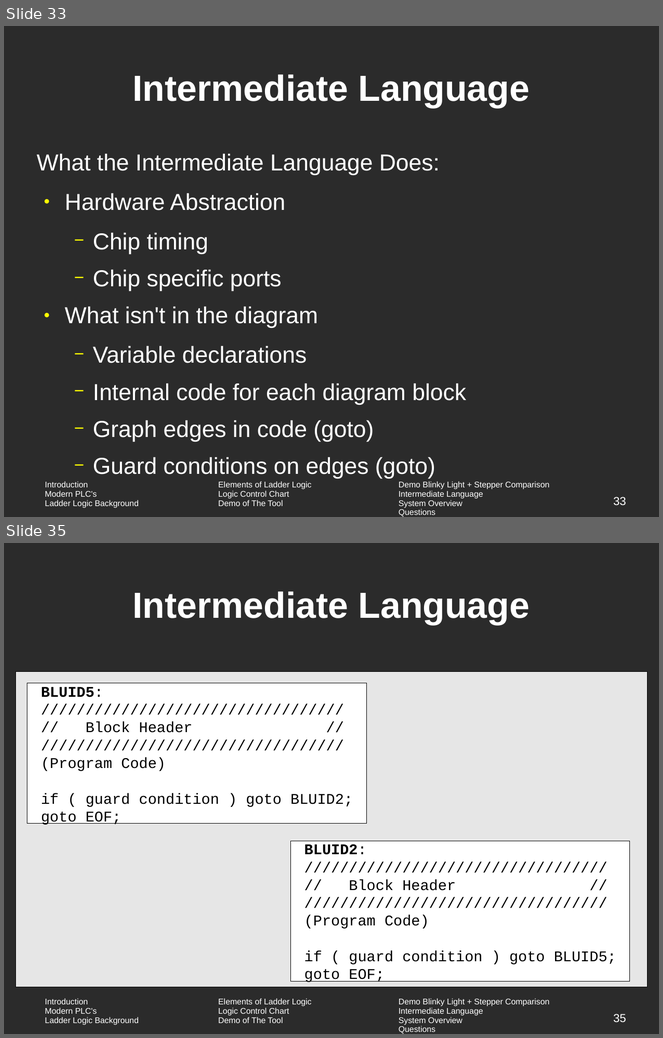
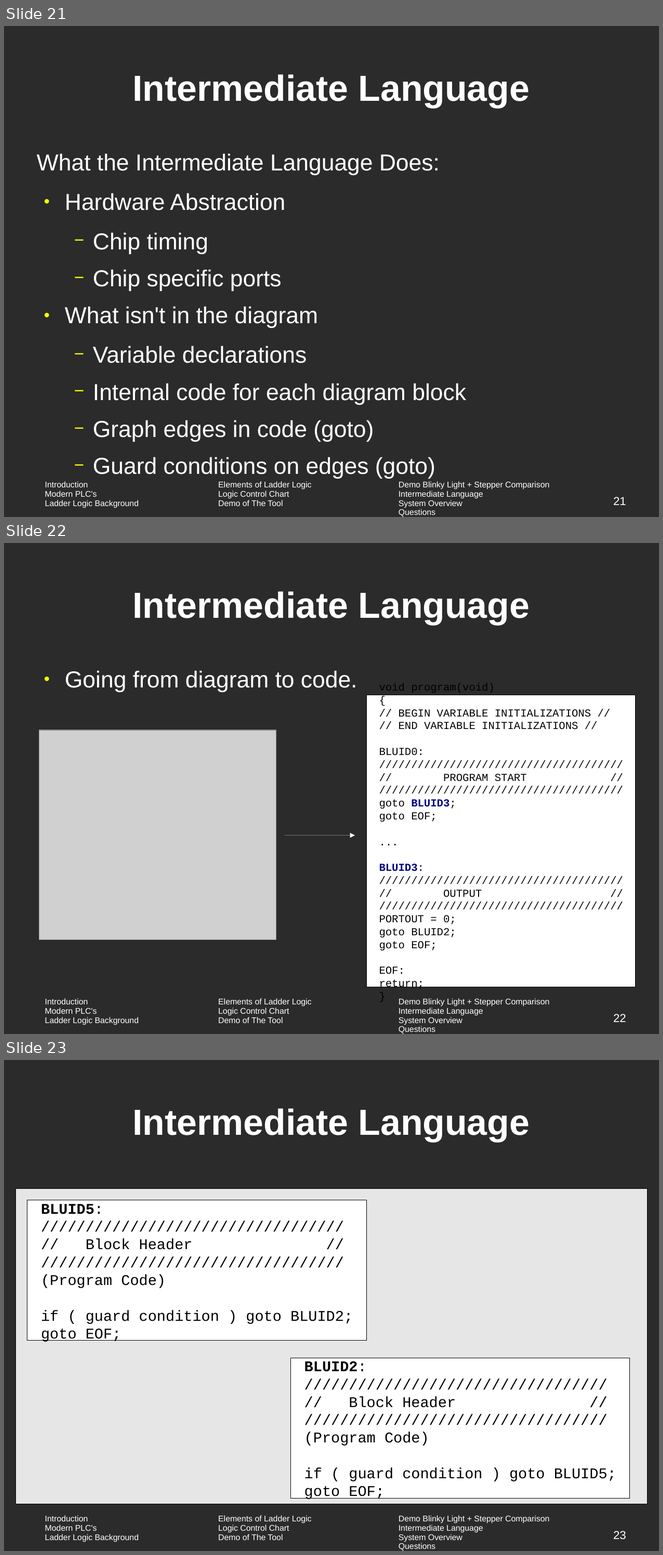
Before and after one commit to vortex-5/plcthesis, a slide deck: presentation/defense.odp. Shown one above the other, each under a label of ours: slides 33 and 35 before the commit, slides 21, 22 and 23 after it; the slides between them are not shown. The pictures are 663x1038 and 663x1555 pixels, drawn with LibreOffice and Linux fonts; fonts in the diff are those of the drawing; grey boxes stand for pictures; background and template pictures are left out; a plain dark background stands for a picture behind light text. Boxes give left, top, right and bottom in pixels: in the first picture for what was removed or moved away, otherwise in the second. Text is boxed around its words. In the diff, an @@ line names an element or a change of style, - is before the commit and + after.

```diff
--- a/presentation/defense.odp
+++ b/presentation/defense.odp
@@ slide 22 added at [4, 543, 659, 1034], background picture (left out); not listed: 1 template element that a slide beside it also shows @@
@@ title added at [132, 591, 530, 625], 44 pt, text #FFFFFF, bold @@
+Intermediate Language
@@ text added at [65, 670, 358, 692], 28 pt, text #FFFFFF @@
+● Going from diagram to code.
@@ rectangle added at [366, 695, 636, 988], fill #FFFFFF, outline #000000 0 pt, 13 pt, text #000000 @@
+void program(void)
+{
+// BEGIN VARIABLE INITIALIZATIONS //
+// END VARIABLE INITIALIZATIONS //
+BLUID0:
+//////////////////////////////////////
+// PROGRAM START //
+//////////////////////////////////////
+goto BLUID3;
+goto EOF;
+...
+BLUID3:
+//////////////////////////////////////
+// OUTPUT //
+//////////////////////////////////////
+PORTOUT = 0;
+goto BLUID2;
+goto EOF;
+EOF:
+return;
+}
@@ picture added at [39, 730, 276, 940] @@
@@ arrow added from (285, 836) to (356, 836), #FFFFFF 0 pt @@
@@ page number added at [613, 1014, 626, 1022], 14 pt, text #FFFFFF @@
+22
@@ what was slide 33 is now slide 21 @@
@@ page number at [613, 497, 626, 505]: text changed @@
-33
+21
@@ what was slide 35 is now slide 23 @@
@@ page number at [613, 1531, 626, 1540]: text changed @@
-35
+23
```
Also in this commit, not shown: 5 slides changed, 15 other slides added, 29 slides removed, 24 other files.
